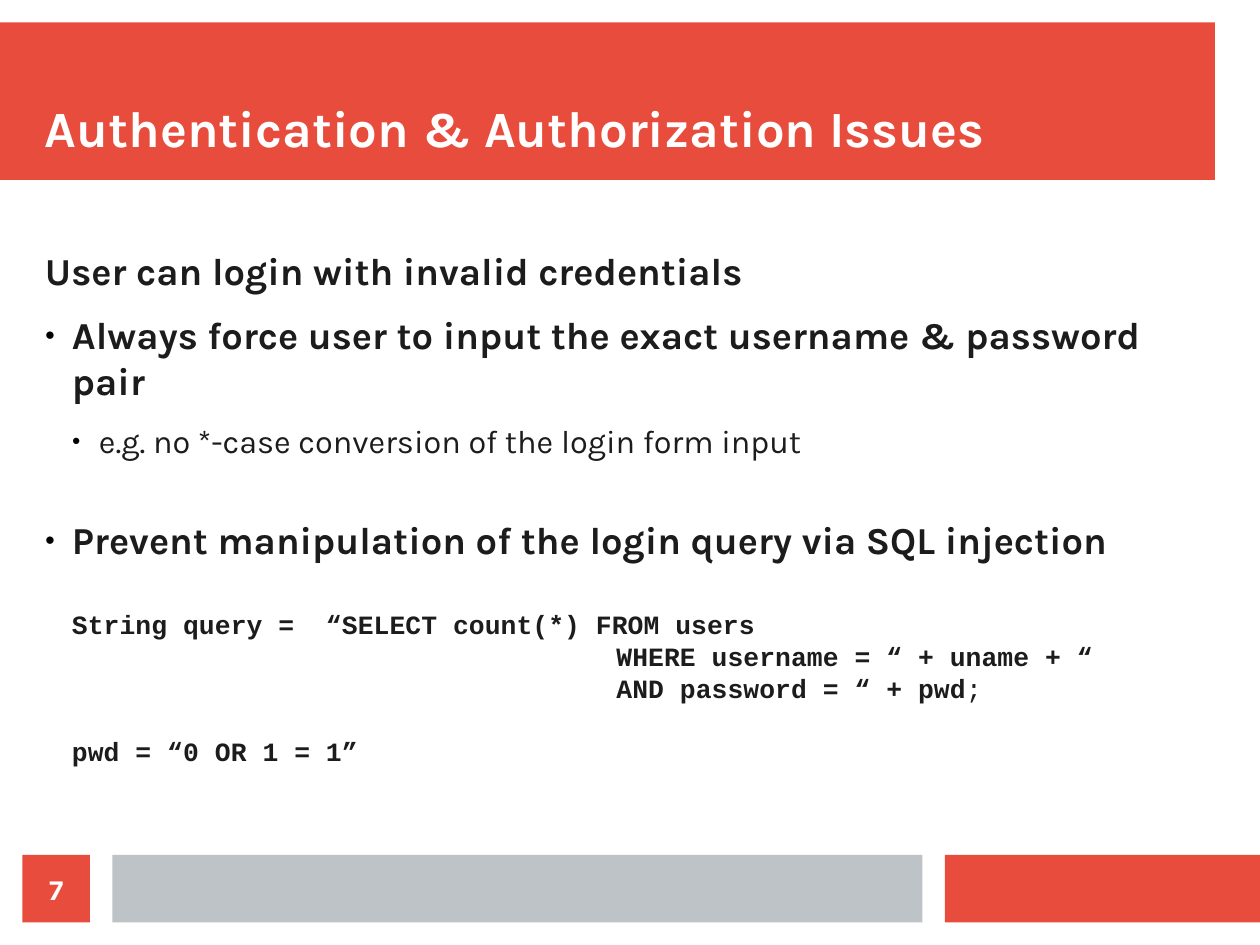
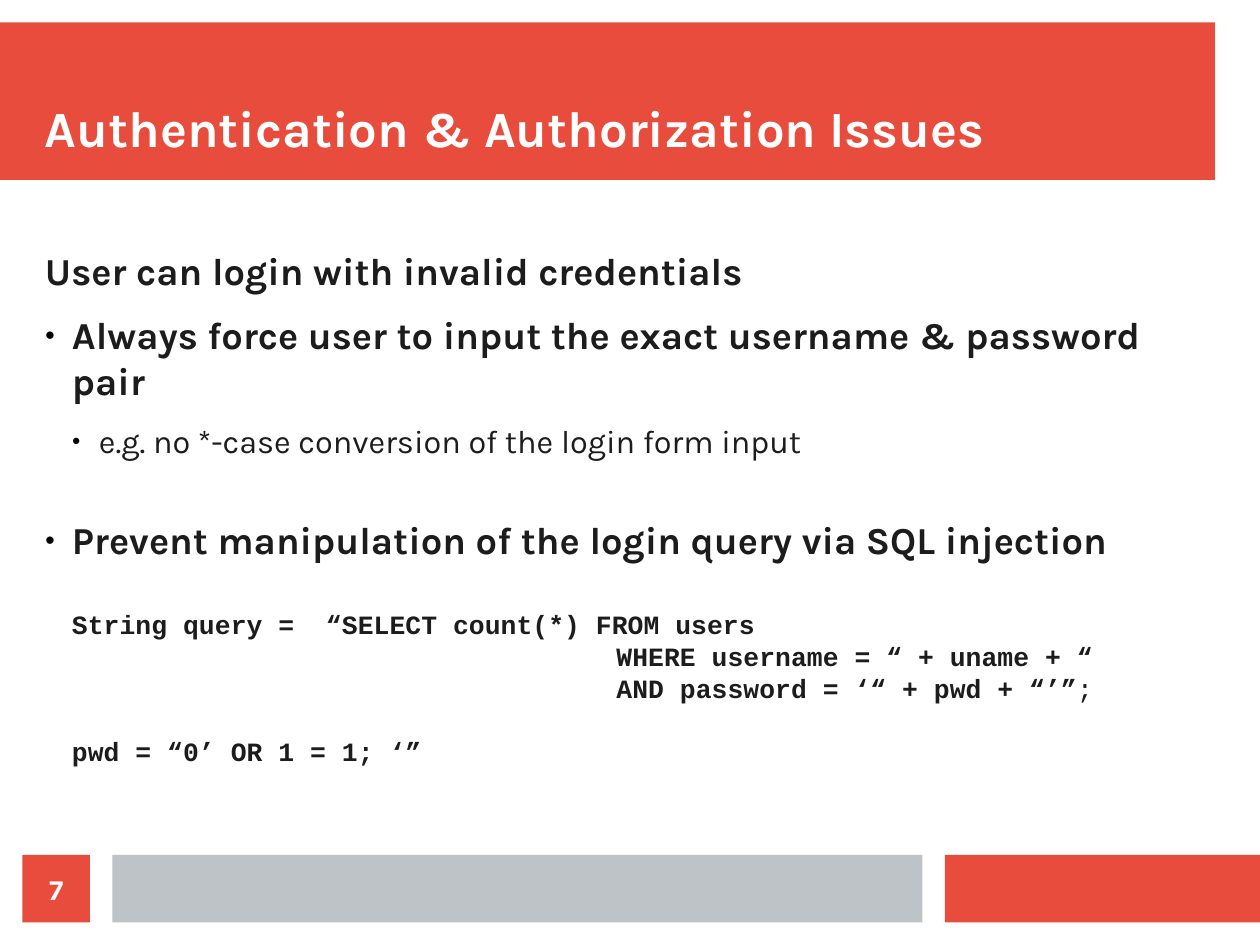
Before and after one commit to maxotta/pia-labs, a slide deck: slide 7 of lectures/security/security.odp. Drawn at 1260x945 pixels with LibreOffice and Linux fonts; fonts in the diff are those of the drawing. Boxes give left, top, right and bottom in pixels: in the first picture for what was removed or moved away, otherwise in the second. Text is boxed around its words. In the diff, an @@ line names an element or a change of style, - is before the commit and + after.

```diff
--- a/lectures/security/security.odp
+++ b/lectures/security/security.odp
@@ text at bbox=[72, 527, 1107, 767]: text changed @@
-● Prevent manipulation of the login query via SQL injection
-  String query = “SELECT count(*) FROM users
-  WHERE username = “ + uname + “
-  AND password = “ + pwd;
-  pwd = “0 OR 1 = 1”
+● Prevent manipulation of the login query via SQL injection
+  String query = “SELECT count(*) FROM users
+  WHERE username = “ + uname + “
+  AND password = ‘“ + pwd + “’”;
+  pwd = “0’ OR 1 = 1; ‘”
```
Also in this commit, not shown: 14 other slides changed, 3 slides added, 3 slides removed, 8 other files.
